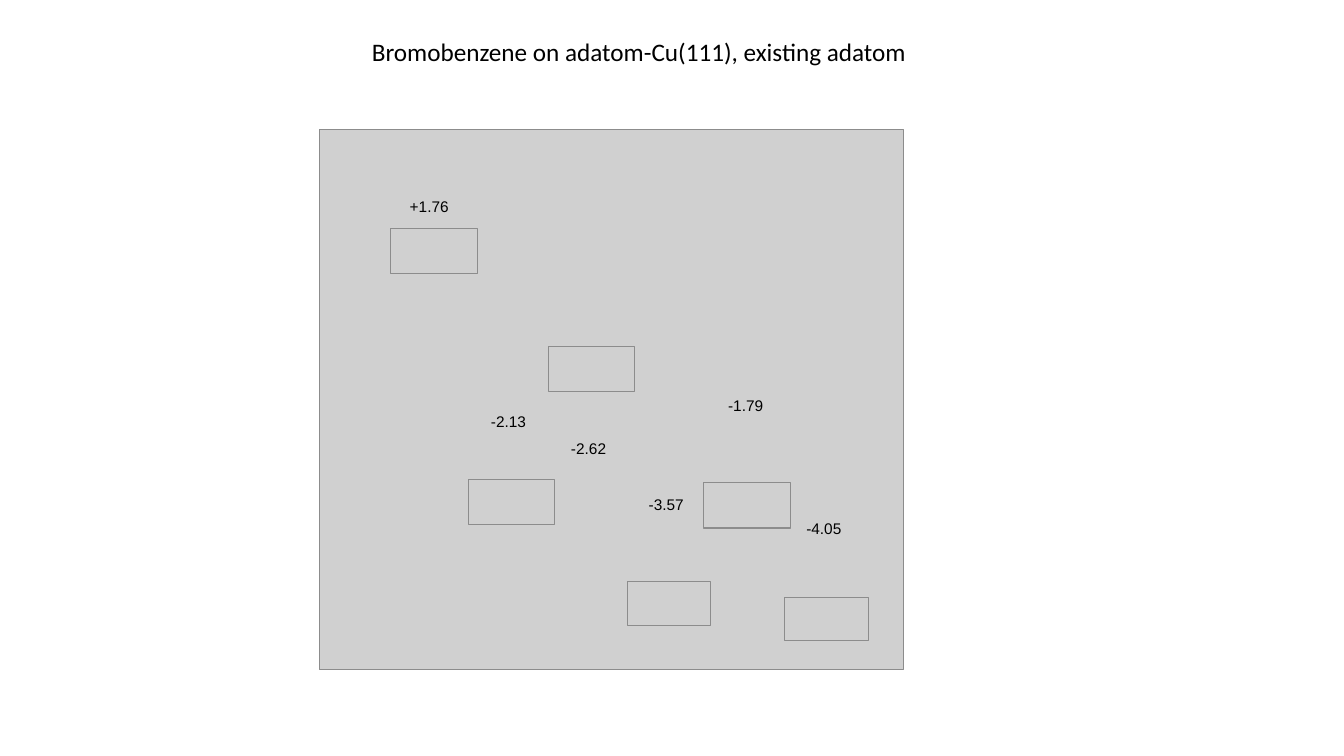
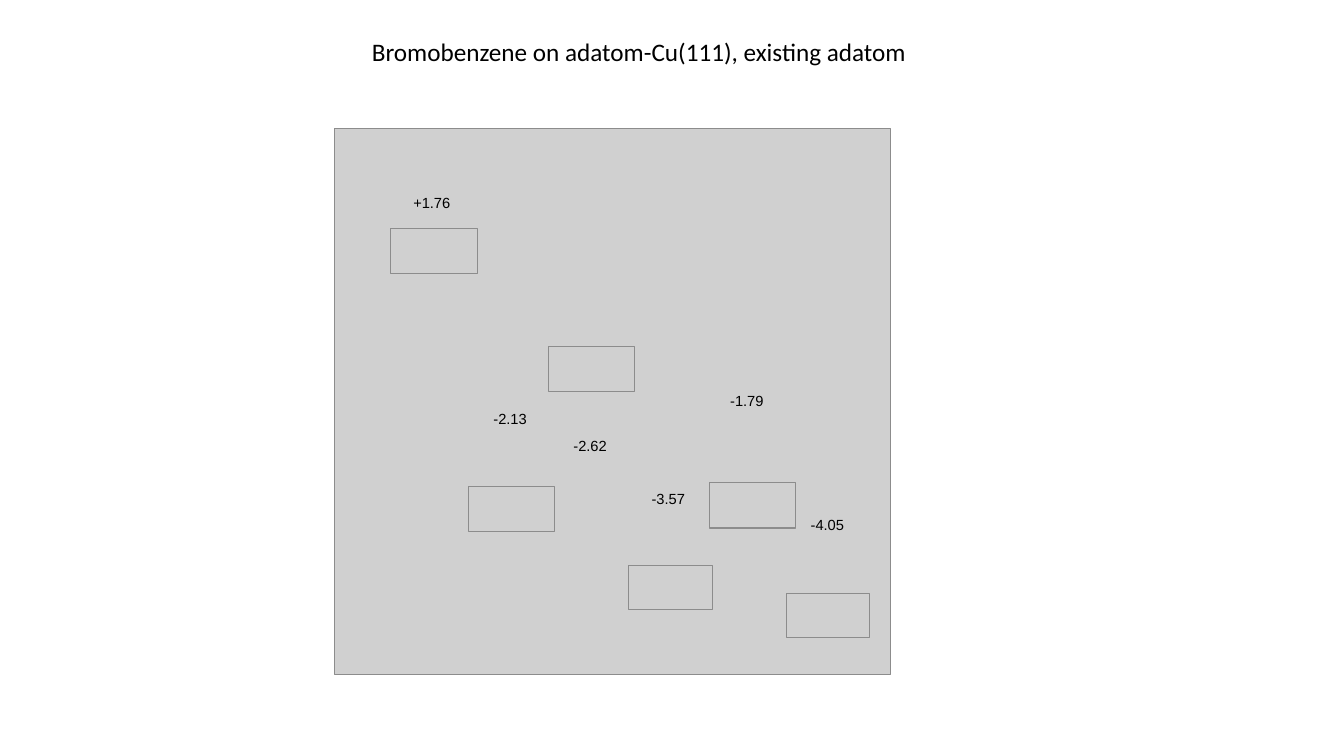
Before and after one commit to rzk1/ullmann, a slide deck: slide 4 of EnergyFile.pptx. Drawn at 1344x756 pixels with LibreOffice and Linux fonts; fonts in the diff are those of the drawing; grey boxes stand for pictures. Boxes give left, top, right and bottom in pixels: in the first picture for what was removed or moved away, otherwise in the second. Text is boxed around its words. In the diff, an @@ line names an element or a change of style, - is before the commit and + after.

```diff
--- a/EnergyFile.pptx
+++ b/EnergyFile.pptx
@@ picture: place and size @@
-picture at (320, 129, 903, 670)
+picture at (335, 129, 890, 675)
@@ size 11 to 10.5 pt; alignment left to centre in 6 elements at (493, 413, 526, 424), (811, 519, 844, 530), (573, 440, 606, 451), (413, 197, 450, 208), (652, 493, 685, 504), (730, 395, 763, 406) @@
@@ picture: place and size @@
-picture at (469, 480, 556, 525)
+picture at (469, 487, 556, 532)
@@ picture: place and size @@
-picture at (704, 483, 790, 528)
+picture at (710, 483, 797, 528)
@@ picture: place and size @@
-picture at (627, 582, 711, 626)
+picture at (629, 566, 713, 610)
```
Also in this commit, not shown: 2 other slides changed, 1 slide added, 2 slides removed.
